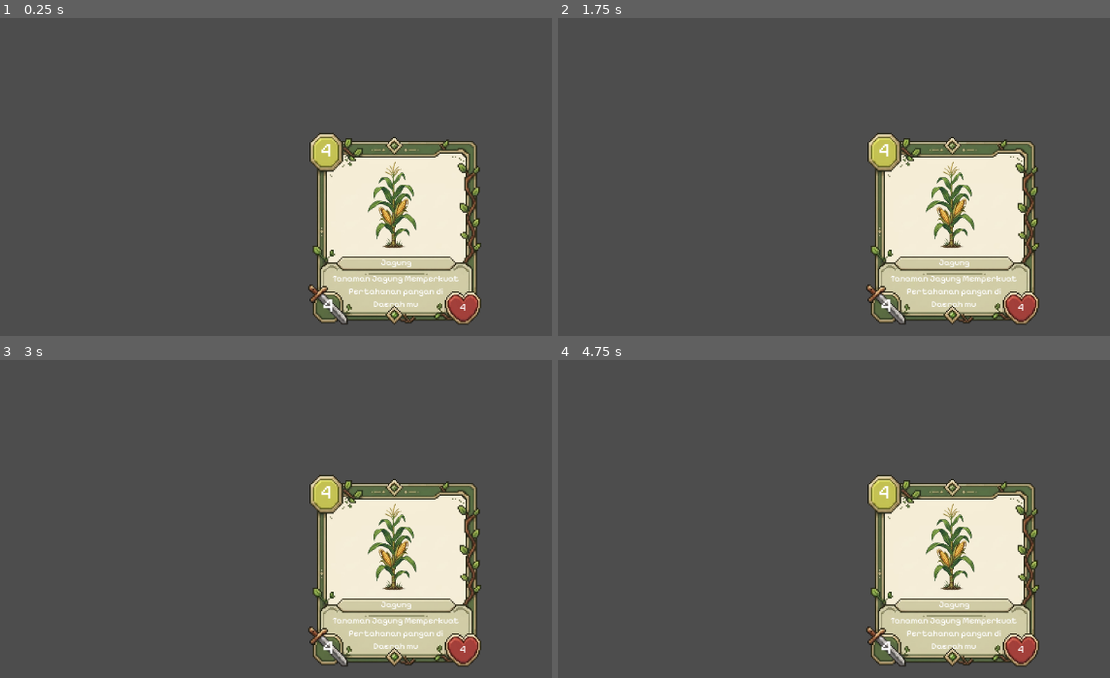
Above: before the commit, frames 1-4 (two rows, left to right).
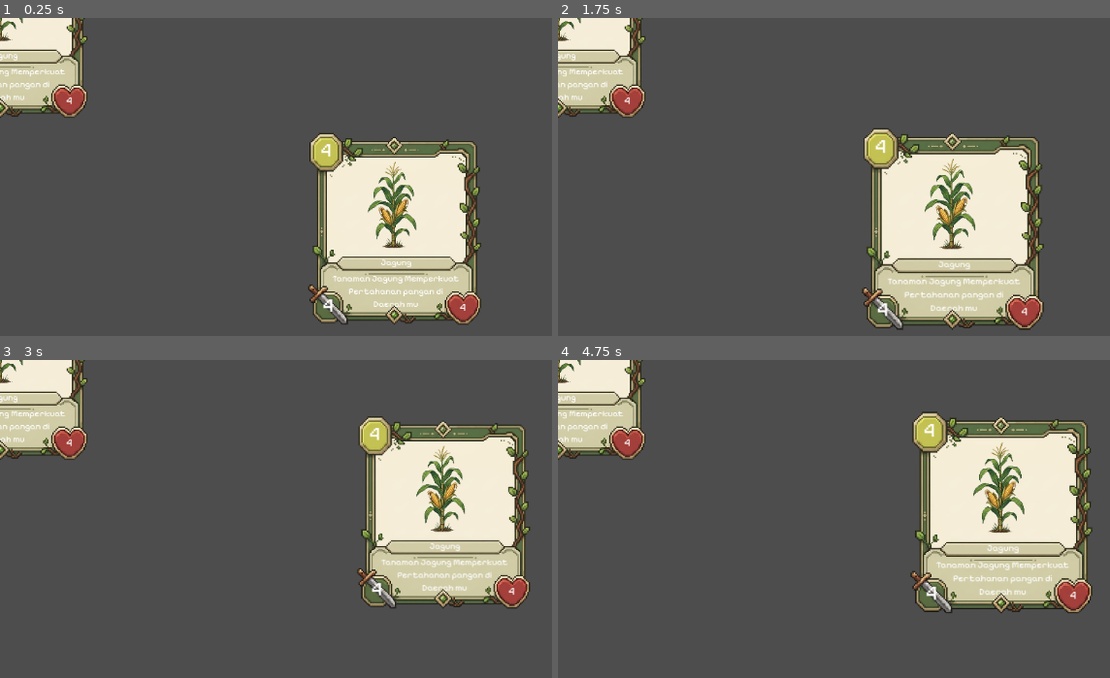
Above: after the commit, the same moments.

Repository: BloodLetters/Card-Game
Game: Godot game, scene res://Main.tscn
The game is run twice, just before and just after one commit, with the same random seed, the same clock (stepped at 60 frames per second) and the same inputs.
Inputs (mouse positions are in pixels of both pictures, inside the frame that each line leads up to):
- Up to frame 1 (0.25 s): no input
- Up to frame 2 (1.75 s): tap Enter at 0.5 s; move the mouse to (outside the picture) at 0.52 s; click (outside the picture) at 0.67 s; tap Space at 1.25 s; drag from (789, 256) to (955, 227) at 1.27 s
- Up to frame 3 (3 s): tap Enter at 2 s; move the mouse to (463, 480) at 2.02 s; click (463, 480) at 2.17 s; tap Space at 2.75 s; drag from (347, 665) to (154, 512) at 2.77 s
- Up to frame 4 (4.75 s): tap Enter at 3.5 s; move the mouse to (outside the picture) at 3.52 s; click (outside the picture) at 3.67 s; tap Space at 4.25 s; drag from (712, 512) to (955, 569) at 4.27 s

The runs differ from the first frame. In frame 1, 4.6% of the frame differs, in the area x 0-16%, y 0-32%; in frame 2, 13%; in frame 3, 28%; in frame 4, 29%, in the area x 0-97%, y 0-97%.

Commit message:
Collusion and dragging #eps2

Diff:
--- a/Main.tscn
+++ b/Main.tscn
@@ -1,8 +1,14 @@
 [gd_scene format=3 uid="uid://co77xhcuhgbov"]
 
 [ext_resource type="PackedScene" uid="uid://dhliqcmdrs0mn" path="res://Scene/Card/Card-Tumbuhan.tscn" id="1_glv2v"]
+[ext_resource type="Script" uid="uid://lbix3gew4m40" path="res://Scripts/CardManager/CardManager.gd" id="1_uu6xs"]
 
 [node name="Main" type="Node2D" unique_id=1924490806]
 
-[node name="Card" parent="." unique_id=1166963186 instance=ExtResource("1_glv2v")]
+[node name="CardManager" type="Node2D" parent="." unique_id=1208958331]
+script = ExtResource("1_uu6xs")
+
+[node name="Card" parent="CardManager" unique_id=1166963186 instance=ExtResource("1_glv2v")]
 position = Vector2(585, 308)
+
+[node name="Card2" parent="CardManager" unique_id=1115610410 instance=ExtResource("1_glv2v")]
--- a/Scene/Card/Card-Tumbuhan.tscn
+++ b/Scene/Card/Card-Tumbuhan.tscn
@@ -1,6 +1,7 @@
 [gd_scene format=3 uid="uid://dhliqcmdrs0mn"]
 
 [ext_resource type="Texture2D" uid="uid://4bfgo6di8r1b" path="res://Assets/Frame/Background/bg-frame.jpeg" id="1_awmxc"]
+[ext_resource type="Script" uid="uid://j8xcrtdmrcjj" path="res://Scripts/Card/Hover.gd" id="1_iaxbn"]
 [ext_resource type="Texture2D" uid="uid://b2xdc65rbuo45" path="res://Assets/Frame/Transparant/pertanian-frame.png" id="1_rbosf"]
 [ext_resource type="Texture2D" uid="uid://b4jar1loqxxmf" path="res://Assets/Tumbuhan/Transparant/jagung.png" id="2_iaxbn"]
 [ext_resource type="FontFile" uid="uid://cryrdui7cf0pi" path="res://Assets/Font/Pixelify_Sans/PixelifySans-VariableFont_wght.ttf" id="4_0ldjp"]
@@ -9,6 +10,7 @@
 size = Vector2(256, 288)
 
 [node name="Card" type="Node2D" unique_id=1166963186]
+script = ExtResource("1_iaxbn")
 
 [node name="BgFrame" type="Sprite2D" parent="." unique_id=1426904014]
 position = Vector2(4.499996, -17.499992)
@@ -82,3 +84,6 @@
 text = "Jagung"
 horizontal_alignment = 1
 vertical_alignment = 1
+
+[connection signal="mouse_entered" from="Area2D" to="." method="_on_area_2d_mouse_entered"]
+[connection signal="mouse_exited" from="Area2D" to="." method="_on_area_2d_mouse_exited"]
--- /dev/null
+++ b/Scripts/Card/Hover.gd
@@ -0,0 +1,17 @@
+extends Node2D
+
+signal hovered
+signal hovered_off
+
+func _ready() -> void:
+	# All card must be a child with card manager or this will error
+	get_parent().connect_card_signal(self)
+
+func _process(delta: float) -> void:
+	pass
+
+func _on_area_2d_mouse_entered() -> void:
+	emit_signal("hovered", self)
+
+func _on_area_2d_mouse_exited() -> void:
+	emit_signal("hovered_off", self)
--- /dev/null
+++ b/Scripts/CardManager/CardManager.gd
@@ -0,0 +1,88 @@
+extends Node2D
+
+var screen_size
+var card_dragged
+var drag_speed = 15.0
+var is_hovering_on_card = false
+
+func _ready() -> void:
+	screen_size = get_viewport_rect().size
+
+func _process(delta: float) -> void:
+	if card_dragged:
+		var mouse_pos = get_global_mouse_position()
+		card_dragged.position = card_dragged.position.lerp(Vector2(
+		clamp(mouse_pos.x, 0, screen_size.x),
+		clamp(mouse_pos.y, 0, screen_size.y)
+	),
+	drag_speed * delta
+)
+
+func _input(event):
+	if event is InputEventMouseButton and event.button_index == MOUSE_BUTTON_LEFT:
+		if event.is_pressed():
+			var card = raycard_check()
+			if card:
+				#card_dragged = card
+				start_drag(card)
+		else:
+			#card_dragged = null
+			finish_drag()
+
+func connect_card_signal(card):
+	card.connect("hovered", on_hovered_over_card)
+	card.connect("hovered_off", on_hovered_off_card)
+
+func start_drag(card):
+	card_dragged = card
+	card_dragged.scale = Vector2(1, 1)
+
+func finish_drag():
+	if card_dragged:
+		card_dragged.scale = Vector2(1.05, 1.05)
+		card_dragged = null
+
+func on_hovered_over_card(card):
+	if !is_hovering_on_card:
+		is_hovering_on_card = true
+		highlight_card(card, true)
+
+func on_hovered_off_card(card):
+	highlight_card(card, false)
+	# check
+	var new_card_hovered = raycard_check()
+	if new_card_hovered:
+		highlight_card(new_card_hovered, true)
+	else:
+		is_hovering_on_card = false
+
+func highlight_card(card, hovered):
+	if hovered:
+		card.scale = Vector2(1.05, 1.05)
+		card.z_index = 2
+	else:
+		card.scale = Vector2(1, 1)
+		card.z_index = 1
+
+func raycard_check():
+	var space_state = get_world_2d().direct_space_state
+	var parameters = PhysicsPointQueryParameters2D.new()
+	parameters.position = get_global_mouse_position()
+	parameters.collide_with_areas = true
+	parameters.collision_mask = 1
+	var result = space_state.intersect_point(parameters)
+	if result.size() > 0:
+		#return result[0].collider.get_parent()
+		return get_card_with_heighest_z_index(result)
+	return null
+
+func get_card_with_heighest_z_index(cards):
+	var heighest_z_card = cards[0].collider.get_parent()
+	var heighest_z_index = heighest_z_card.z_index
+
+	for i in range(1, cards.size()):
+		var current_card = cards[i].collider.get_parent()
+		if current_card.z_index > heighest_z_index:
+			heighest_z_card = current_card
+			heighest_z_index = current_card.z_index
+	return heighest_z_card
Not shown, added: Scripts/Card/Hover.gd.uid
Not shown, added: Scripts/CardManager/CardManager.gd.uid
